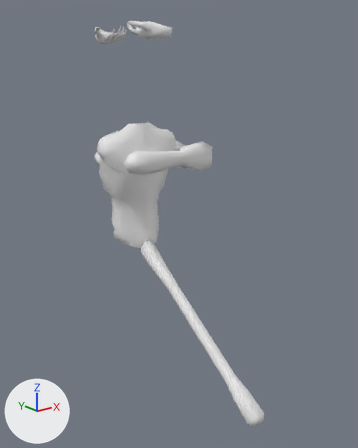
The Blender file extra/Tail Armor.blend, before and after one commit.
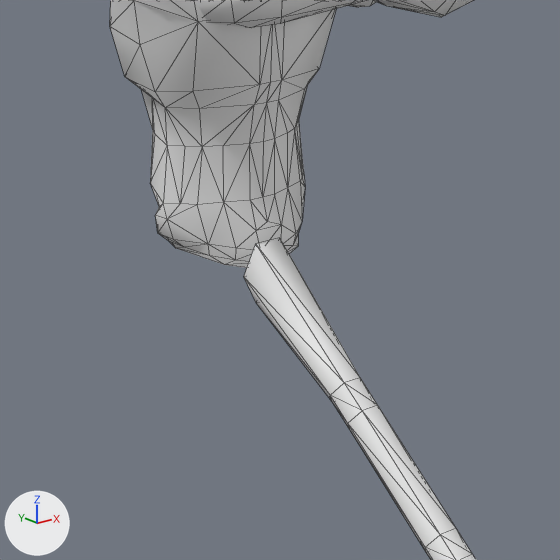
There are two pictures of each version: one whole from a 50 mm camera at (-0.842, -1.215, 0.52) aimed at (0.027, -0.13, 0.086), one close up on the part from 18% to 66% of the width and 37% to 75% of the height. Lighting does not change. The marker at lower left points along +X, +Y and +Z. The first two pictures are the older version. The close-ups show mesh edges as thin lines.

Objects in the first close-up: 'Tri Chest.001', 'Tri Left Foot.001', 'Tri Tail.001' and 1 more.
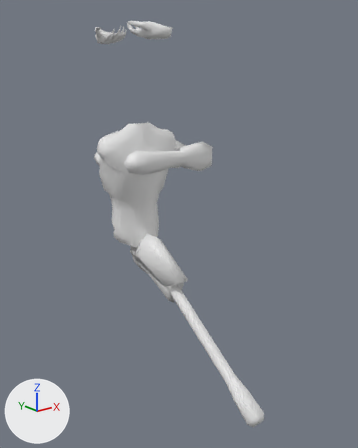
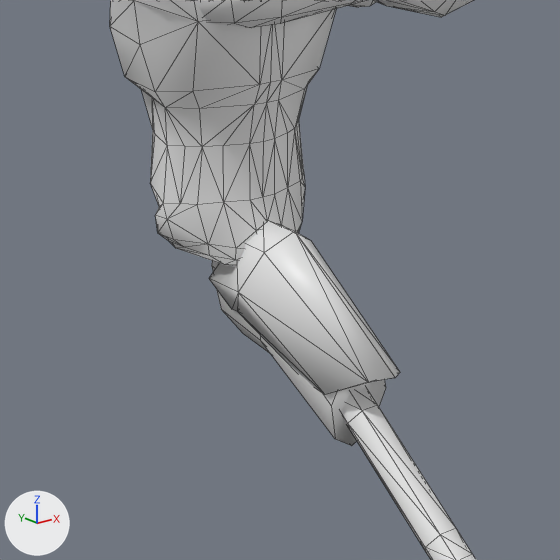
Commit message: added steel tail armor

What differs and where, as boxes (x1, y1, x2, y2) in the close-ups (560 x 560 px):
'Steel Armor.001', added: after (209, 220, 400, 394)
'Steel Sleeve.001', added: after (212, 261, 386, 446)

Edits to the bpy script that builds the scene:
```text
Add mat_steel_plate:
    mat_steel_plate = principled_material('Steel Plate')
    mat_steel_plate.base_color = (0.8, 0.8, 0.8)  # white #e7e7e7
    mat_steel_plate.roughness = 0.4
Add mat_steel_sleeve:
    mat_steel_sleeve = principled_material('Steel Sleeve')
    mat_steel_sleeve.base_color = (0.8, 0.8, 0.8)  # white #e7e7e7
    mat_steel_sleeve.roughness = 0.4
Add me_cylinder_017:
    me_cylinder_017.from_pydata(...)  # 24 vertices, 44 faces; spans x -0.54..0.54, y -1.0..0.49, z -1.41..1.58
    me_cylinder_017.polygons.foreach_set('use_smooth', [True] * 44)
Add me_cylinder_018:
    me_cylinder_018.from_pydata(...)  # 24 vertices, 18 faces; spans x -1.03..1.03, y -1.82..2.88, z -1.25..2.95
    me_cylinder_018.polygons.foreach_set('use_smooth', [True] * 18)
Add ob_steel_armor_001:
    ob_steel_armor_001 = bpy.data.objects.new('Steel Armor.001', me_cylinder_017)
    ob_steel_armor_001.location = (0.0, -0.075, -0.07)
    ob_steel_armor_001.rotation_euler = (-1.024, 0.0, 0.0)  # degrees (-59, 0, 0)
    ob_steel_armor_001.scale = (0.0734, 0.0734, 0.0734)
    ob_steel_armor_001.material_slots[0].link = 'OBJECT'; ob_steel_armor_001.material_slots[0].material = mat_steel_plate  # white #e7e7e7
Add ob_steel_sleeve_001:
    ob_steel_sleeve_001 = bpy.data.objects.new('Steel Sleeve.001', me_cylinder_018)
    ob_steel_sleeve_001.location = (0.0, -0.098, -0.08)
    ob_steel_sleeve_001.rotation_euler = (-0.962, 0.0, 0.0)  # degrees (-55, 0, 0)
    ob_steel_sleeve_001.scale = (0.0331, 0.0331, 0.0606)
    ob_steel_sleeve_001.material_slots[0].link = 'OBJECT'; ob_steel_sleeve_001.material_slots[0].material = mat_steel_sleeve  # white #e7e7e7
```
